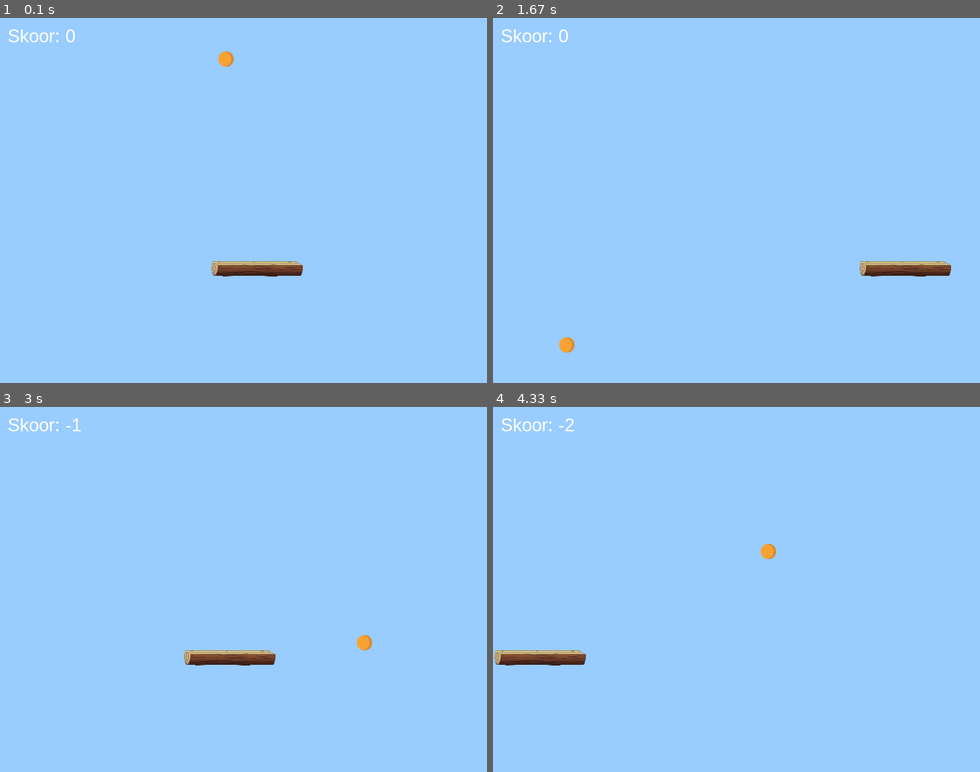
Above: before the commit, frames 1-4 (two rows, left to right).
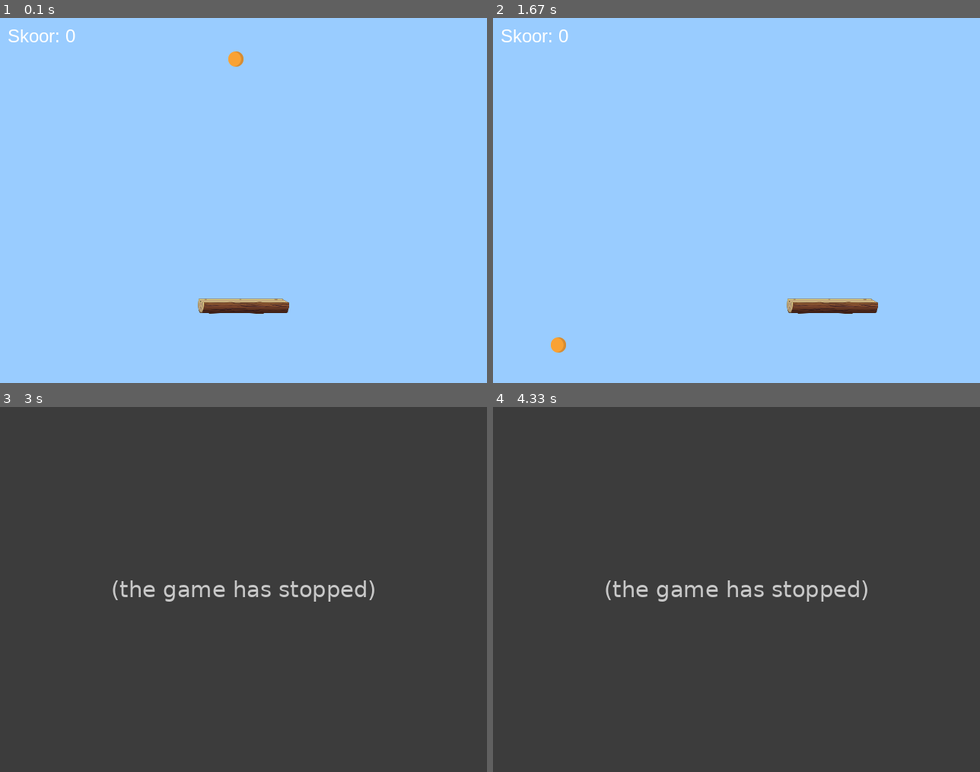
Above: after the commit, the same moments.

Repository: risto-raagel/pygame-harjutused
Game: pygame game, started from ülesanne_5_ja_6/ping-pong.py
Two runs of this game, one before a commit and one after it. Both use one fixed random seed, a clock stepped at 60 frames per second and the inputs below.
Inputs:
- Up to frame 1 (0.1 s): no input
- Up to frame 2 (1.67 s): hold Right 0.33-0.8 s; hold Right 0.83-1.3 s; hold Left from 1.33 s (still down)
- Up to frame 3 (3 s): release Left at 1.87 s
- Up to frame 4 (4.33 s): no input

The runs differ from the first frame. In frame 1, 1.7% of the frame differs, in the area x 40-63%, y 9-82%; in frame 2, 1.6%; in frame 3, 100%, in the area x 0-100%, y 0-100%; in frame 4, 100%.
After the commit the program exited at 1.82 s; later frames show no game.

Commit message:
Versioon 2.0

Diff:
--- a/ülesanne_5/ping-pong.py
+++ b/ülesanne_5_ja_6/ping-pong.py
@@ -4,6 +4,11 @@
 
 # Mängu akna seaded, värvid ja teksti stiil
 pygame.init()
+
+# Veendu, et sul on samas kaustas helifail, "taustamuusika.mp3"
+pygame.mixer.music.load("taustamuusika.mp3")
+pygame.mixer.music.play(-1) # -1 tähendab, et muusika kordub lõputult
+
 SCREEN_SIZE = (640, 480)
 LBLUE, WHITE = [153, 204, 255], [255, 255, 255]
 
@@ -12,14 +17,11 @@
 clock = pygame.time.Clock()
 font = pygame.font.SysFont("Arial", 24)
 
-# Määrame seade, et skoor algab alati nullist
 score = 0
 
-# Funktsioonid
 def reset_ball(rect):
     rect.x = random.randint(50, SCREEN_SIZE[0] - 50)
     rect.y = 20
-    # Tagastab uue kiiruse (x, y)
     return random.choice([-4, 4]), 4
 
 # Palli ja aluse laadimine
@@ -28,8 +30,8 @@
 ball_sp_x, ball_sp_y = reset_ball(ball_rect)
 
 pad_img = pygame.transform.scale(pygame.image.load("pad.png"), (120, 20))
-pad_rect = pad_img.get_rect(centerx=SCREEN_SIZE[0] // 2, y=SCREEN_SIZE[1] / 1.5)
-pad_speed = 3
+pad_rect = pad_img.get_rect(centerx=SCREEN_SIZE[0] // 2, y=SCREEN_SIZE[1] / 1.3) # Tõstsin veidi madalamale
+pad_speed = 7 # Aluse kiirus klaviatuuriga liigutades
 
 # Mängu peatsükkel
 while True:
@@ -38,10 +40,16 @@
             pygame.quit()
             sys.exit()
 
-    # Liikumise loogika
+    # 1. KONTROLLI ALUST KLAVIATUURI ABIL
+    keys = pygame.key.get_pressed()
+    if keys[pygame.K_LEFT] and pad_rect.left > 0:
+        pad_rect.x -= pad_speed
+    if keys[pygame.K_RIGHT] and pad_rect.right < SCREEN_SIZE[0]:
+        pad_rect.x += pad_speed
+
+    # Palli liikumine
     ball_rect.x += ball_sp_x
     ball_rect.y += ball_sp_y
-    pad_rect.x += pad_speed
 
     # Seinte põrked (Pall)
     if ball_rect.left <= 0 or ball_rect.right >= SCREEN_SIZE[0]:
@@ -49,19 +57,16 @@
     if ball_rect.top <= 0:
         ball_sp_y *= -1
 
-    # Seinte põrked (Alus)
-    if pad_rect.left <= 0 or pad_rect.right >= SCREEN_SIZE[0]:
-        pad_speed *= -1
-
     # Kokkupõrge alusega
     if ball_rect.colliderect(pad_rect) and ball_sp_y > 0:
         ball_sp_y *= -1
         score += 1
 
-    # Alumine äär (Death Zone) ja palli reset
+    # 2. MÄNGU LÕPETAMINE, KUI PALL PUUDUTAB ALUMIST ÄÄRT
     if ball_rect.bottom >= SCREEN_SIZE[1]:
-        score -= 1
-        ball_sp_x, ball_sp_y = reset_ball(ball_rect)
+        print(f"Mäng läbi! Sinu skoor: {score}")
+        pygame.quit()
+        sys.exit()
 
     # Joonistamine
     screen.fill(LBLUE)
Renamed: ülesanne_5/ball-1.png -> ülesanne_5_ja_6/ball-1.png
Renamed: ülesanne_5/pad.png -> ülesanne_5_ja_6/pad.png
Not shown, added: ülesanne_5_ja_6/taustamuusika.mp3
